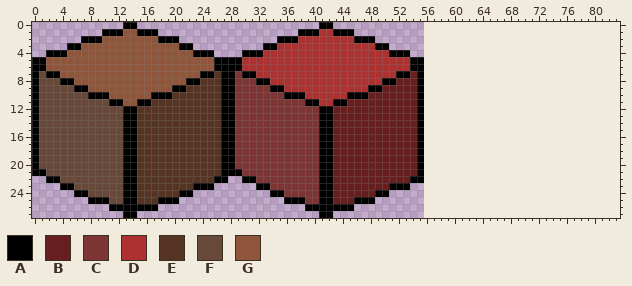
Two states of a pixel-art file, images/Block.aseprite. The first picture shows the starting point.
56x28 pixels, 1 frame. Colours within 5 levels of each other are drawn and written as one. The old version is drawn lined up with the new one, on the new canvas.
Palette (. is transparent): A #000000  B #671e1e  C #7d3434  D #ac3232  E #563423  F #674839  G #8f563b
New version:
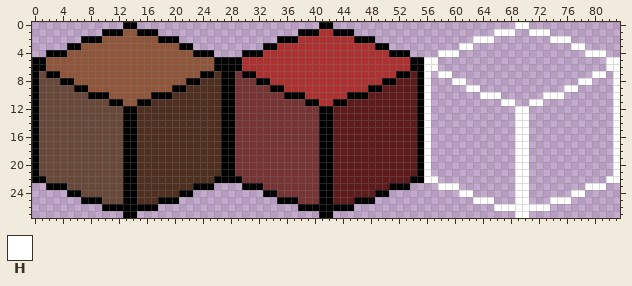
Colours new in this view: H #ffffff
From old to new:
canvas 56x28 -> 84x28
colour B: #671e1e -> #5e1b1b
colour C: #7d3434 -> #773434
colour E: #563423 -> #4f2f20
y 0: x 69..70 .. -> HH
y 1: x 66..68 ... -> HHH; x 71..73 ... -> HHH
y 2: x 63..65 ... -> HHH; x 74..76 ... -> HHH
y 3: x 61..62 .. -> HH; x 77..78 .. -> HH
y 4: x 58..60 ... -> HHH; x 79..81 ... -> HHH
y 5..6: x 56..57 .. -> HH; x 82..83 .. -> HH
y 7: x 56 . -> H; x 58..59 .. -> HH; x 80..81 .. -> HH; x 83 . -> H
y 8: x 56 . -> H; x 60..61 .. -> HH; x 78..79 .. -> HH; x 83 . -> H
y 9: x 56 . -> H; x 62..63 .. -> HH; x 76..77 .. -> HH; x 83 . -> H
y 10: x 56 . -> H; x 64..66 ... -> HHH; x 73..75 ... -> HHH; x 83 . -> H
y 11: x 56 . -> H; x 67..68 .. -> HH; x 71..72 .. -> HH; x 83 . -> H
y 12..20: x 56 . -> H; x 69..70 .. -> HH; x 83 . -> H
y 21: x 1 A -> F; x 29 A -> C; x 56 . -> H; x 69..70 .. -> HH; x 83 . -> H
y 22: x 0..3 ..AA -> AAFF; x 28..31 ..AA -> AACC; x 56..57 .. -> HH; x 69..70 .. -> HH; x 82..83 .. -> HH
y 23: x 2..3 .. -> AA; x 5 A -> F; x 30..31 .. -> AA; x 33 A -> C; x 58..60 ... -> HHH; x 69..70 .. -> HH; x 79..81 ... -> HHH
y 24: x 5 . -> A; x 7 A -> F; x 33 . -> A; x 35 A -> C; x 61..62 .. -> HH; x 69..70 .. -> HH; x 77..78 .. -> HH
y 25: x 7 . -> A; x 10 A -> F; x 35 . -> A; x 38 A -> C; x 63..65 ... -> HHH; x 69..70 .. -> HH; x 74..76 ... -> HHH
y 26: x 10 . -> A; x 38 . -> A; x 66..73 ........ -> HHHHHHHH
y 27: x 69..70 .. -> HH
Changed places in both pictures, as pixel boxes (x1, y1, x2, y2):
changed: (137, 22, 620, 218)
changed: (32, 169, 109, 211)
